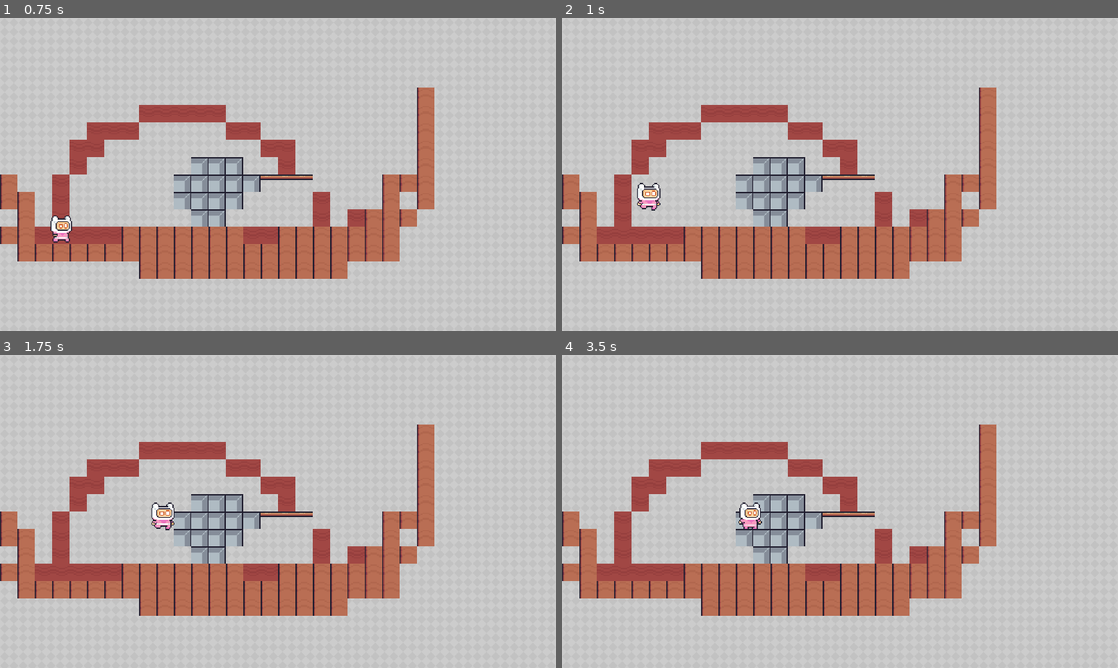
Above: before the commit, frames 1-4 (two rows, left to right).
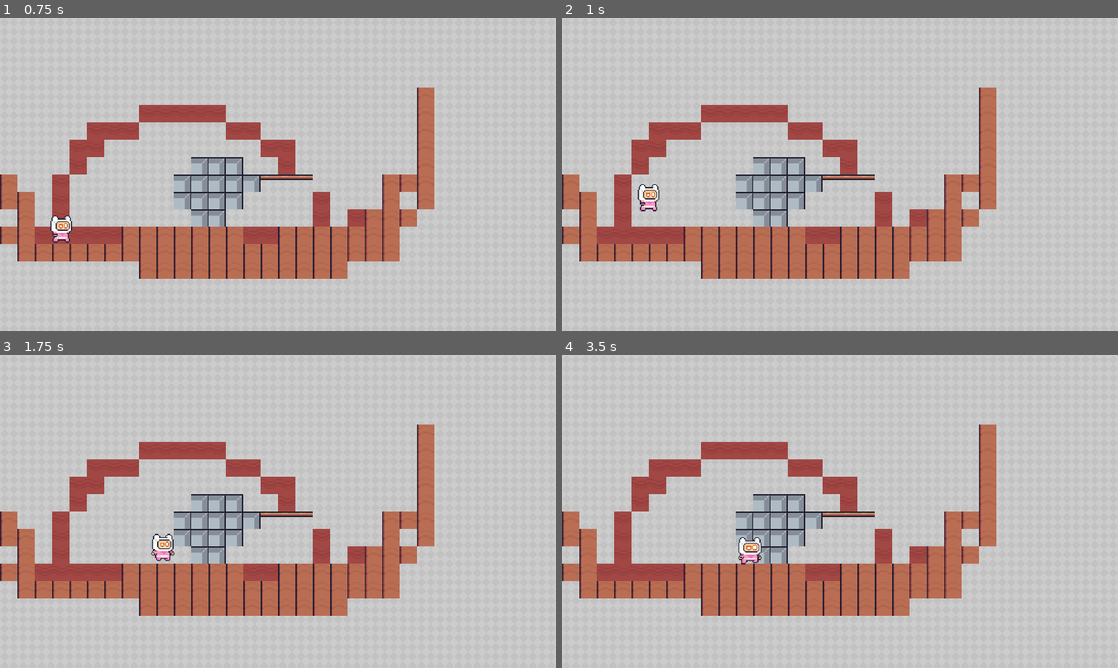
Above: after the commit, the same moments.

Repository: Ectalite/UPSI_Jam25
Game: Godot game, scene res://level1/scene.tscn
Two runs of this game, one before a commit and one after it. Both use one fixed random seed, a clock stepped at 60 frames per second and the inputs below. This scene is started directly instead of the project's main scene.
Inputs:
- Up to frame 1 (0.75 s): hold Right (right, bound only before the commit) from 0.53 s (still down); tap Space (jump, bound only before the commit) at 0.6 s
- Up to frame 2 (1 s): keep holding Right (right, bound only before the commit); tap Space (jump, bound only before the commit) at 0.77 s; tap Up (jumpP1, bound only after the commit) at 0.8 s
- Up to frame 3 (1.75 s): keep holding Right (right, bound only before the commit); tap Space (jump, bound only before the commit) at 1.07, 1.52, 1.55 s; tap Up (jumpP1, bound only after the commit) at 1.35 s
- Up to frame 4 (3.5 s): tap Space (jump, bound only before the commit) at 1.82, 2.1, 3.02, 3.05, 3.32 s; release Right (right, bound only before the commit) at 2.03 s; hold Left (left, bound only before the commit) 2.03-2.78 s; tap Up (jumpP1, bound only after the commit) at 2.3, 2.85 s; hold Right (right, bound only before the commit) from 2.78 s (still down)

Frame 1 is identical in both runs. In frame 2, 0.2% of the frame differs, in the area x 13-18%, y 52-62%; in frame 3, 0.6%; in frame 4, 0.6%, in the area x 31-36%, y 47-68%.

Commit message:
character1 : input map

Diff:
--- a/Scenes/character_pink_2d.gd
+++ b/Scenes/character_pink_2d.gd
@@ -17,13 +17,13 @@
 		velocity += get_gravity() * delta
 
 	# Handle jump.
-	if Input.is_action_just_pressed("jump") and is_on_floor():
+	if Input.is_action_just_pressed("jumpP1") and is_on_floor():
 		velocity.y = JUMP_VELOCITY
 		sprite_2d.animation = "jumping"
 
 	# Get the input direction and handle the movement/deceleration.
 	# As good practice, you should replace UI actions with custom gameplay actions.
-	var direction := Input.get_axis("left", "right")
+	var direction := Input.get_axis("leftP1", "rightP1")
 	if direction:
 		velocity.x = direction * SPEED
 	else:
--- a/project.godot
+++ b/project.godot
@@ -24,19 +24,19 @@
 
 [input]
 
-left={
+leftP1={
 "deadzone": 0.2,
 "events": [Object(InputEventKey,"resource_local_to_scene":false,"resource_name":"","device":0,"window_id":0,"alt_presse …(194 unchanged characters)…
 ]
 }
-right={
+rightP1={
 "deadzone": 0.2,
 "events": [Object(InputEventKey,"resource_local_to_scene":false,"resource_name":"","device":0,"window_id":0,"alt_presse …(194 unchanged characters)…
 ]
 }
-jump={
+jumpP1={
 "deadzone": 0.2,
-"events": [Object(InputEventKey,"resource_local_to_scene":fa …(139 unchanged characters)… d":false,"keycode":0,"physical_keycode":32,"key_label":0,"unicode":0,"location":0,"echo":false,"script":null)
+"events": [Object(InputEventKey,"resource_local_to_scene":fa …(139 unchanged characters)… d":false,"keycode":0,"physical_keycode":4194320,"key_label":0,"unicode":0,"location":0,"echo":false,"script":null)
 ]
 }
 
